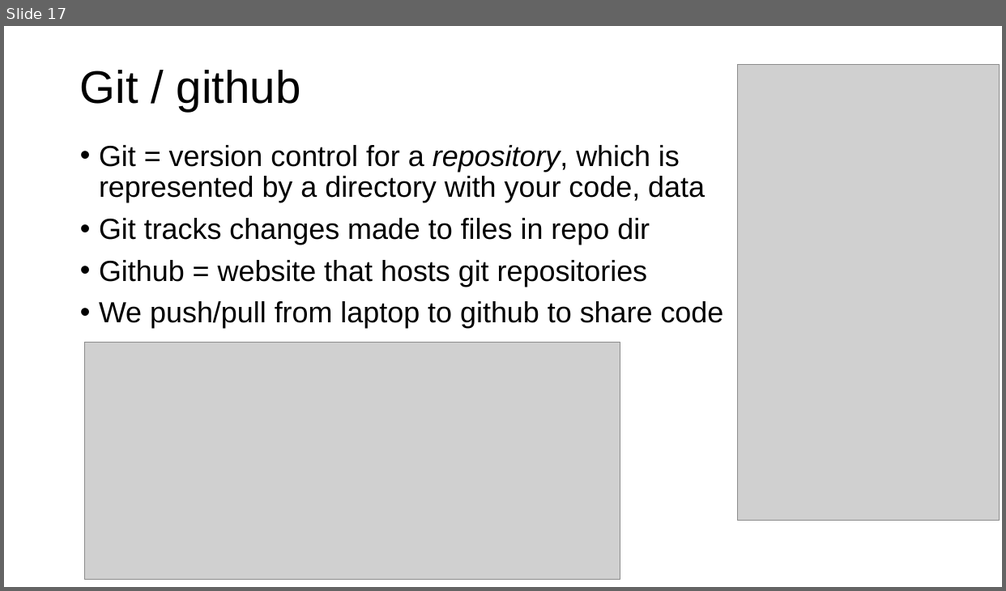
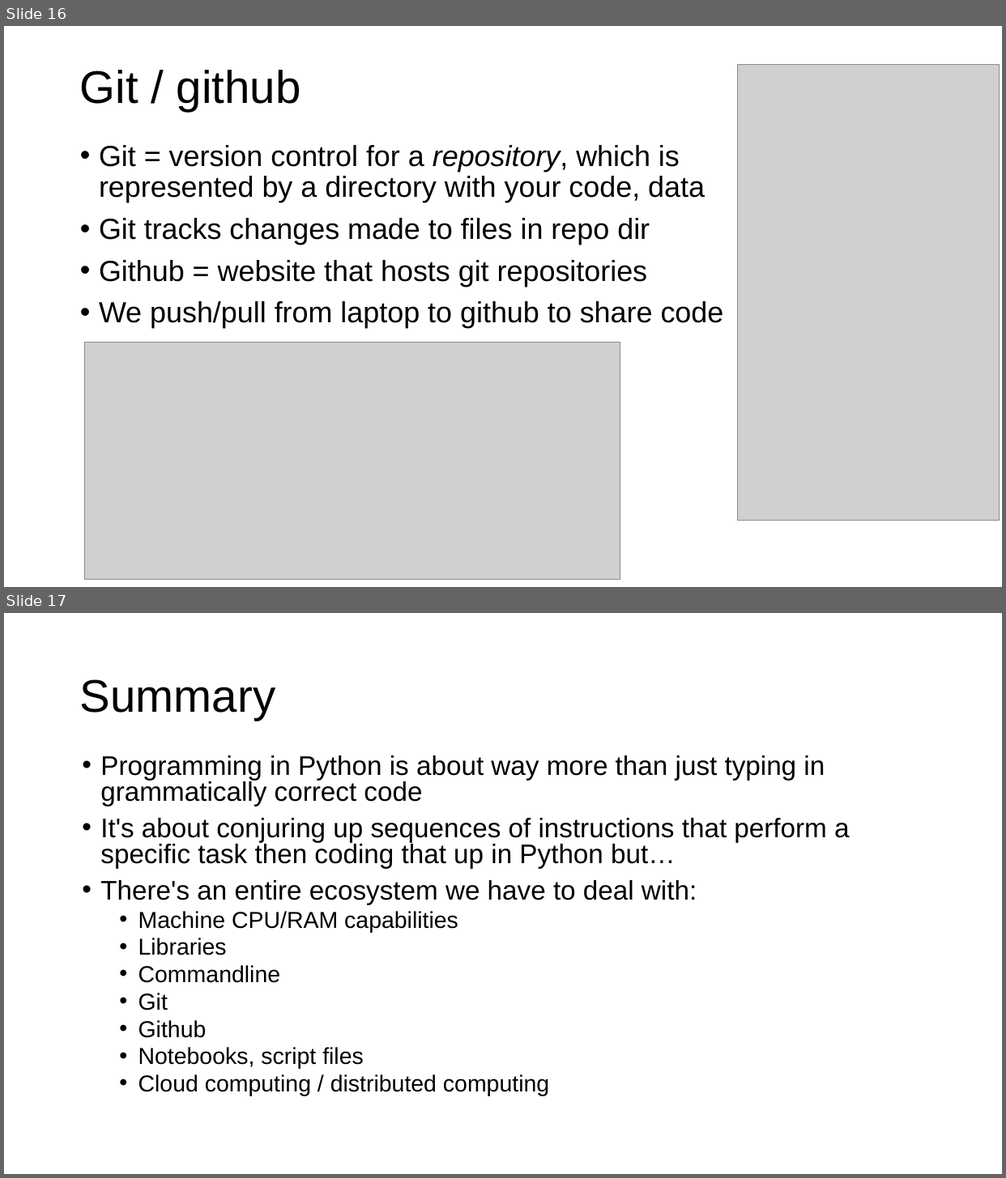
Before and after one commit to parrt/msds501, a slide deck: slides/overview.pptx. Shown one above the other, each under a label of ours: slide 17 before the commit, slides 16 and 17 after it. The pictures are 1006x591 and 1006x1178 pixels, drawn with LibreOffice and Linux fonts; fonts in the diff are those of the drawing; grey boxes stand for pictures; background and template pictures are left out. Boxes give left, top, right and bottom in pixels: in the first picture for what was removed or moved away, otherwise in the second. Text is boxed around its words. In the diff, an @@ line names an element or a change of style, - is before the commit and + after.

```diff
--- a/slides/overview.pptx
+++ b/slides/overview.pptx
@@ slide 17 added at [4, 613, 1002, 1174], background #FFFFFF @@
@@ title added at [80, 679, 275, 720], 44 pt, text #000000 @@
+Summary
@@ text added at [100, 756, 849, 1097], 25.9 pt, text #000000 @@
+• Programming in Python is about way more than just typing in grammatically correct code
+• It's about conjuring up sequences of instructions that perform a specific task then coding that up in Python but…
+• There's an entire ecosystem we have to deal with:
+  • Machine CPU/RAM capabilities
+  • Libraries
+  • Commandline
+  • Git
+  • Github
+  • Notebooks, script files
+  • Cloud computing / distributed computing
@@ what was slide 17 is now slide 16 @@
```
Also in this commit, not shown: 2 slides changed, 2 slides removed, 2 other files.
